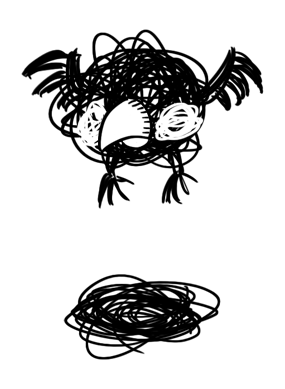
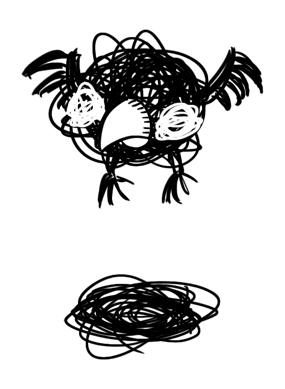
Two versions of the same layered image (285 × 389). Layer-by-layer changes:
moved "Eyes" above "Beak", painted on it over left=66, top=81, right=107, bottom=147
